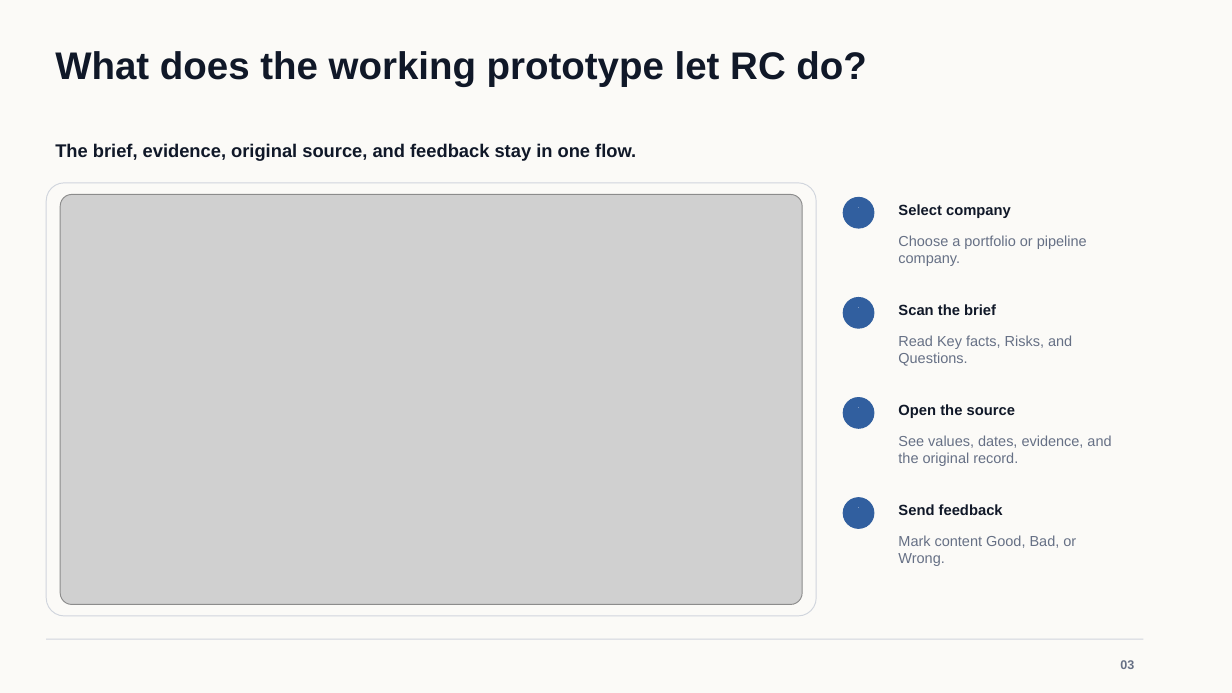
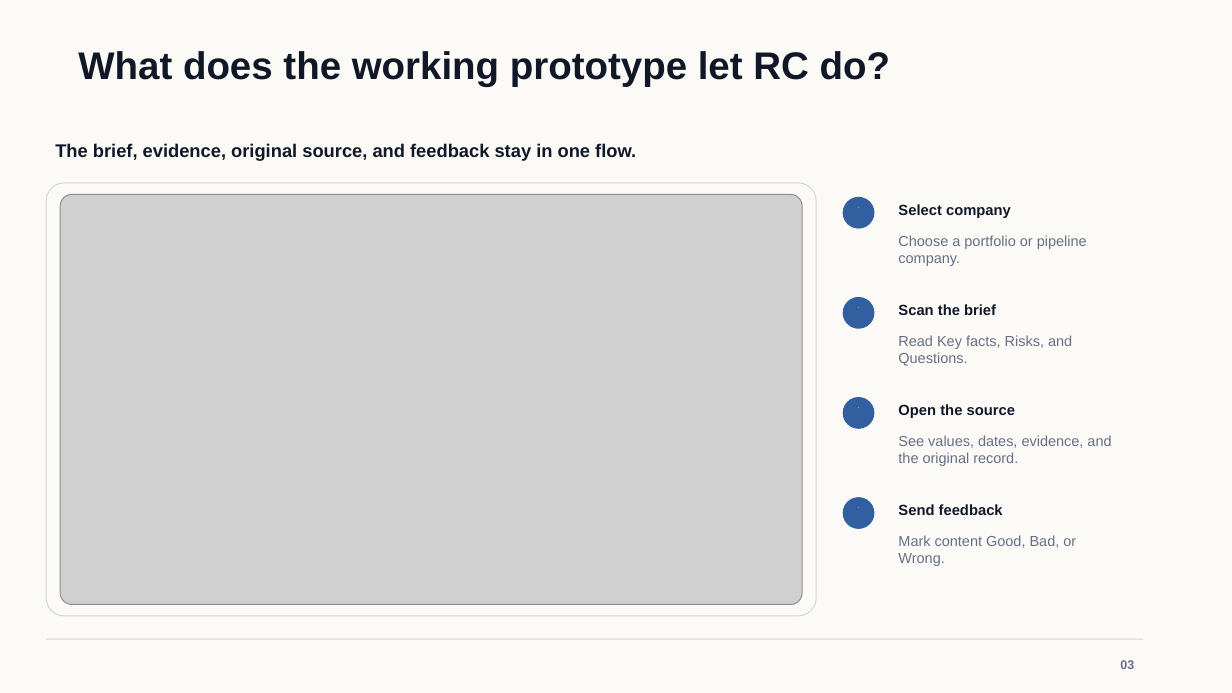
Before and after one commit to osuthorpe/LENS-POC, a slide deck: slide 3 of docs/AVIC-Portfolio-Intelligence-Brief.pptx. Drawn at 1232x693 pixels with LibreOffice and Linux fonts; fonts in the diff are those of the drawing; grey boxes stand for pictures. Boxes give left, top, right and bottom in pixels: in the first picture for what was removed or moved away, otherwise in the second. Text is boxed around its words. In the diff, an @@ line names an element or a change of style, - is before the commit and + after.

```diff
--- a/docs/AVIC-Portfolio-Intelligence-Brief.pptx
+++ b/docs/AVIC-Portfolio-Intelligence-Brief.pptx
@@ text "What does the working prototype ..." moved from (x1=55, y1=51, x2=866, y2=87) to (x1=78, y1=51, x2=890, y2=87) @@
```
Also in this commit, not shown: 9 other slides changed, 1 slide added.
